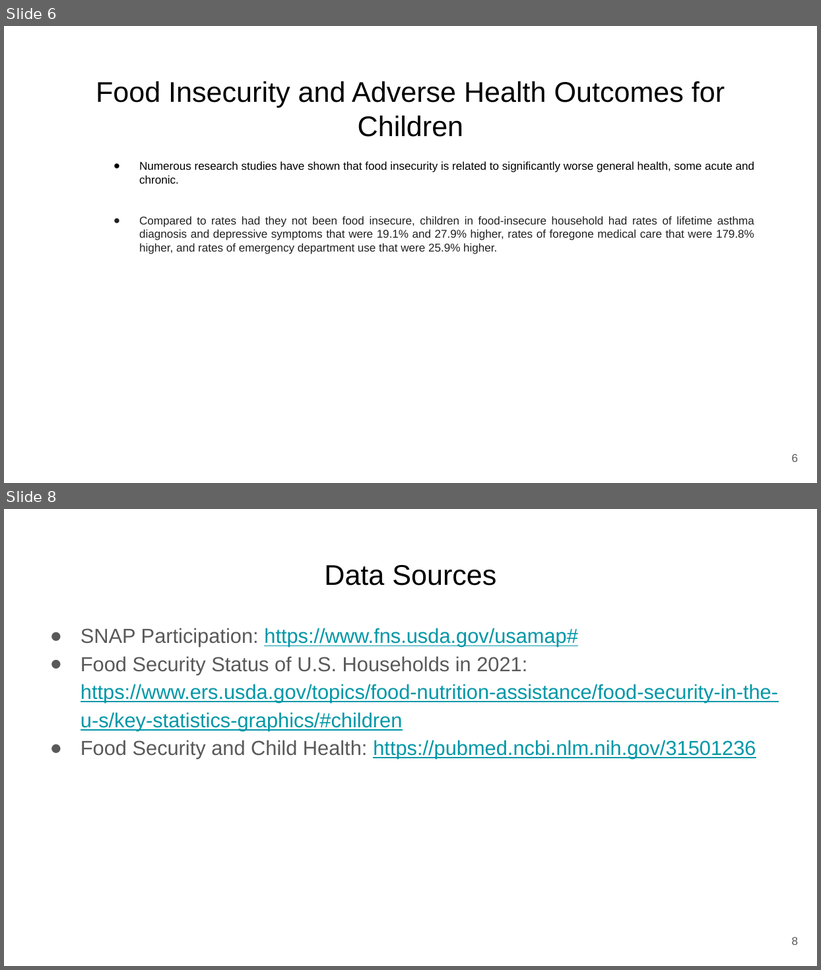
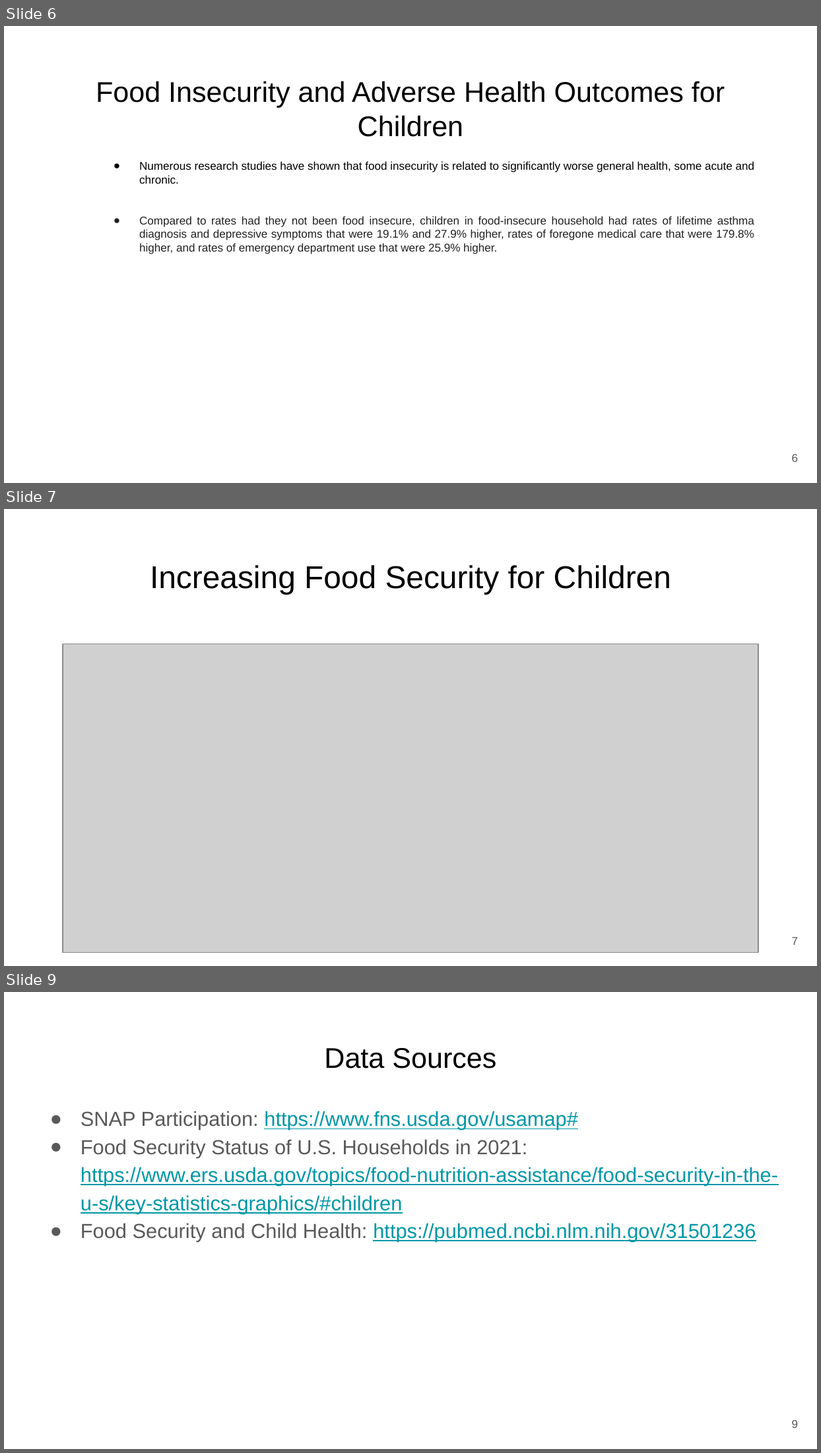
Before and after one commit to CUNY-SPS-Data-Science-Program/your-bio-himalayahall, a slide deck: Story 6/Food Security.pptx. Shown one above the other, each under a label of ours: slides 6 and 8 before the commit, slides 6, 7 and 9 after it; the slides between them are not shown. The pictures are 821x970 and 821x1453 pixels, drawn with LibreOffice and Linux fonts; fonts in the diff are those of the drawing; grey boxes stand for pictures. Boxes give left, top, right and bottom in pixels: in the first picture for what was removed or moved away, otherwise in the second. Text is boxed around its words. In the diff, an @@ line names an element or a change of style, - is before the commit and + after.

```diff
--- a/Story 6/Food Security.pptx
+++ b/Story 6/Food Security.pptx
@@ slide 7 added at (4, 509, 817, 966), background #FFFFFF @@
@@ title added at (150, 565, 671, 594), 28 pt, text #000000 @@
+Increasing Food Security for Children
@@ picture added at (63, 644, 758, 953) @@
@@ page number added at (792, 937, 799, 945), 10 pt, text #595959 @@
+7
@@ what was slide 8 is now slide 9 @@
@@ page number at (792, 1420, 799, 1428): text changed @@
-8
+9
```
Also in this commit, not shown: 1 slide changed, 2 other files.
